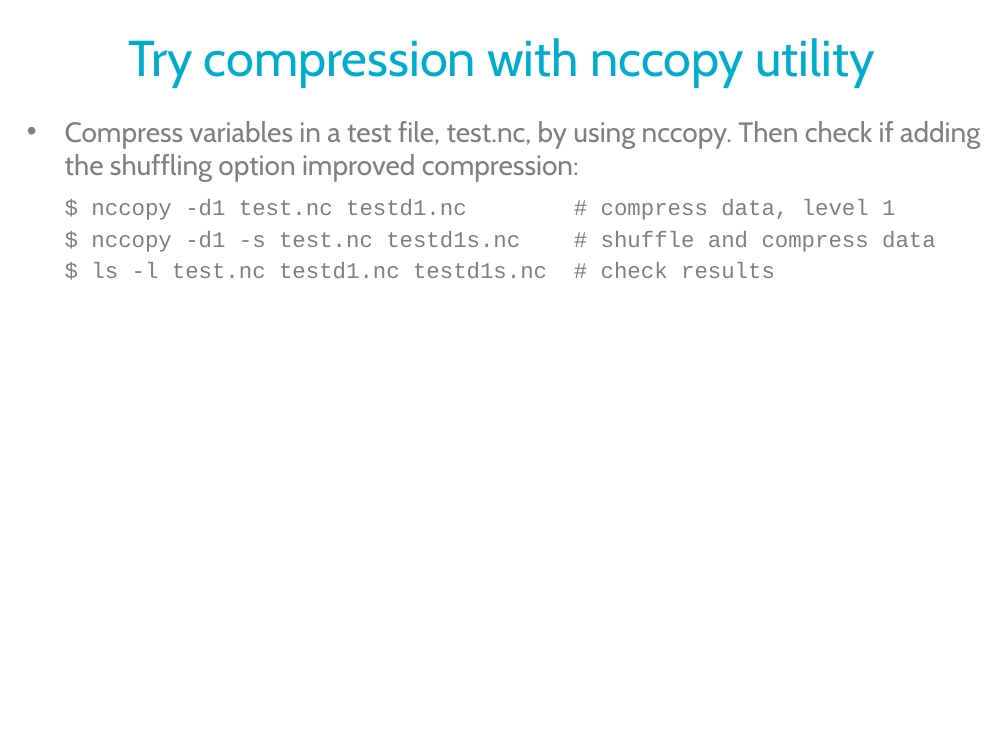
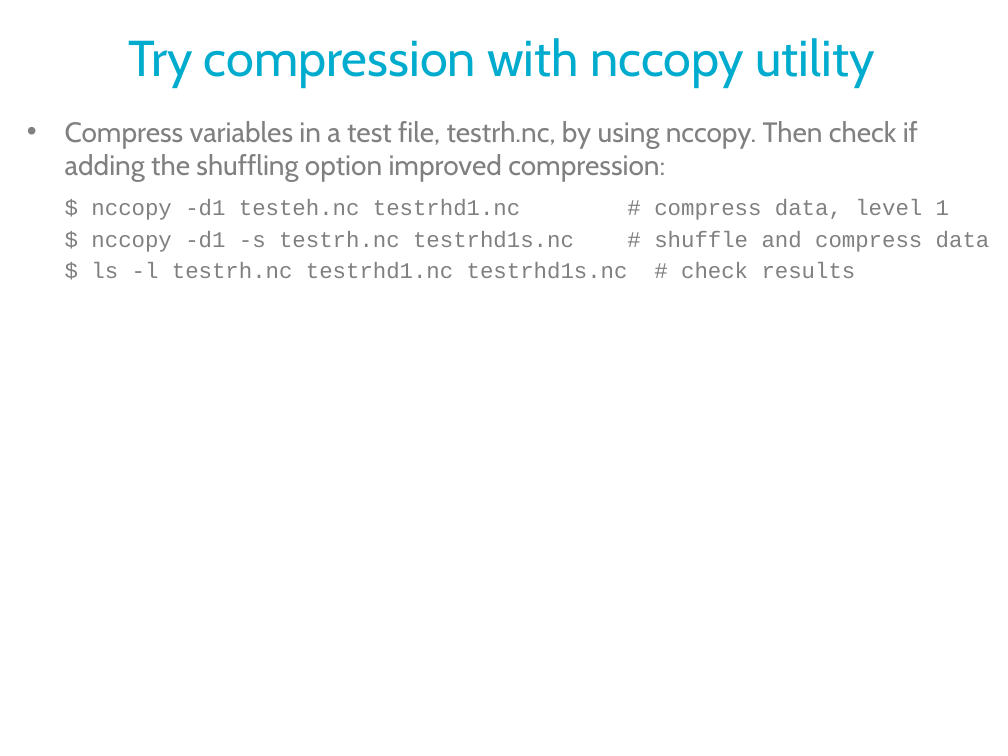
Before and after one commit to Unidata/python-workshop, a slide deck: slide 39 of presentations/netcdf-intro.pptx. Drawn at 1008x756 pixels with LibreOffice and Linux fonts; fonts in the diff are those of the drawing; background and template pictures are left out. Boxes give left, top, right and bottom in pixels: in the first picture for what was removed or moved away, otherwise in the second. Text is boxed around its words. In the diff, an @@ line names an element or a change of style, - is before the commit and + after.

Commit message:
Fix typo in Sample files slide

```diff
--- a/presentations/netcdf-intro.pptx
+++ b/presentations/netcdf-intro.pptx
@@ text at (65, 121, 990, 278): text changed @@
-• Compress variables in a test file, test.nc, by using nccopy. Then check if adding the shuffling option improved compression:
-$ nccopy -d1 test.nc testd1.nc # compress data, level 1
-$ nccopy -d1 -s test.nc testd1s.nc # shuffle and compress data
-$ ls -l test.nc testd1.nc testd1s.nc # check results
+• Compress variables in a test file, testrh.nc, by using nccopy. Then check if adding the shuffling option improved compression:
+$ nccopy -d1 testeh.nc testrhd1.nc # compress data, level 1
+$ nccopy -d1 -s testrh.nc testrhd1s.nc # shuffle and compress data
+$ ls -l testrh.nc testrhd1.nc testrhd1s.nc # check results
```
Also in this commit, not shown: 1 other slide changed, 1 other file.
